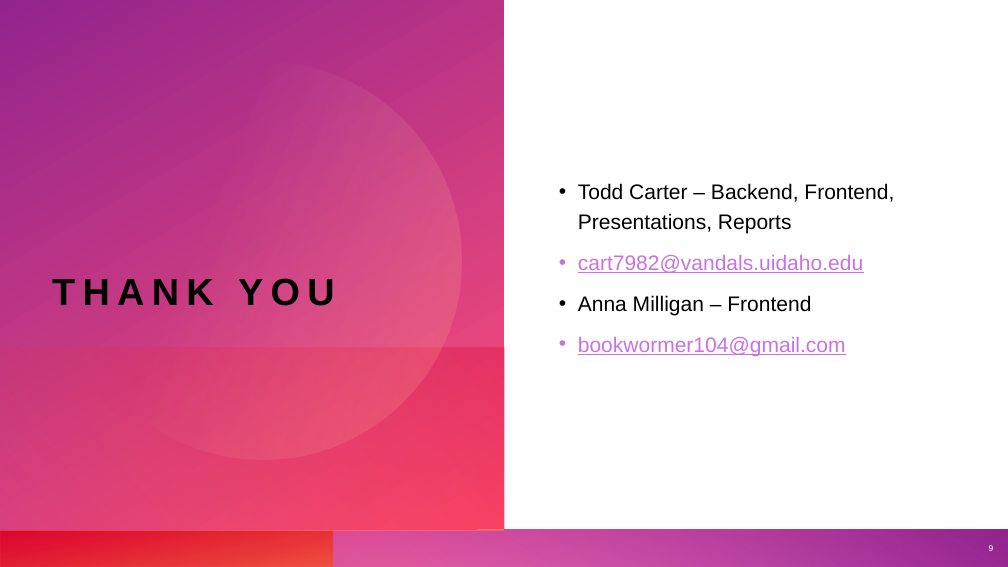
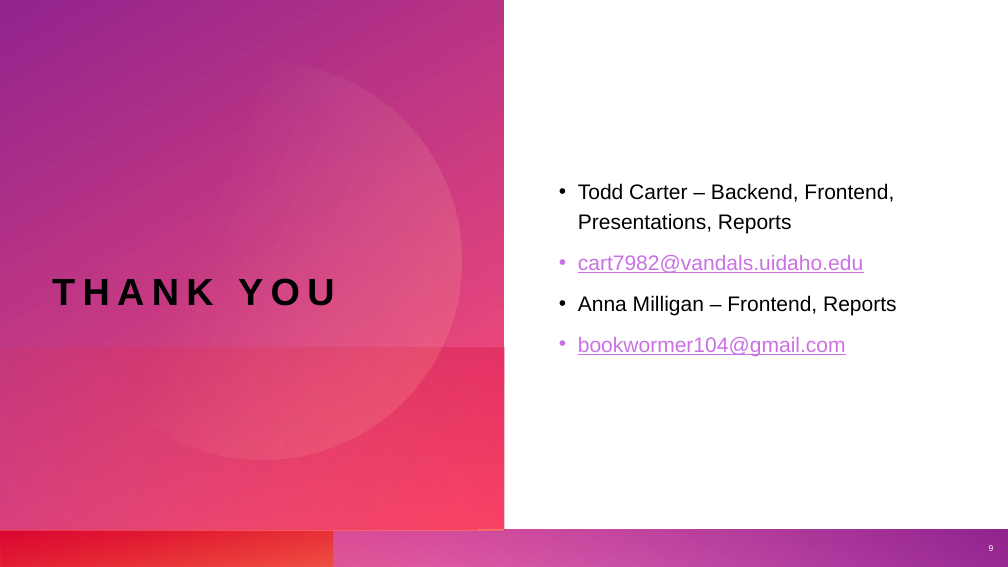
Before and after one commit to cart7982/CaravanSeraiCS360, a slide deck: slide 9 of Presentations/Caravanserai - Final Demo.pptx. Drawn at 1008x567 pixels with LibreOffice and Linux fonts; fonts in the diff are those of the drawing. Boxes give left, top, right and bottom in pixels: in the first picture for what was removed or moved away, otherwise in the second. Text is boxed around its words. In the diff, an @@ line names an element or a change of style, - is before the commit and + after.

```diff
--- a/Presentations/Caravanserai - Final Demo.pptx
+++ b/Presentations/Caravanserai - Final Demo.pptx
@@ text at (x1=578, y1=295, x2=897, y2=315): text changed @@
-• Anna Milligan – Frontend
+• Anna Milligan – Frontend, Reports
```
